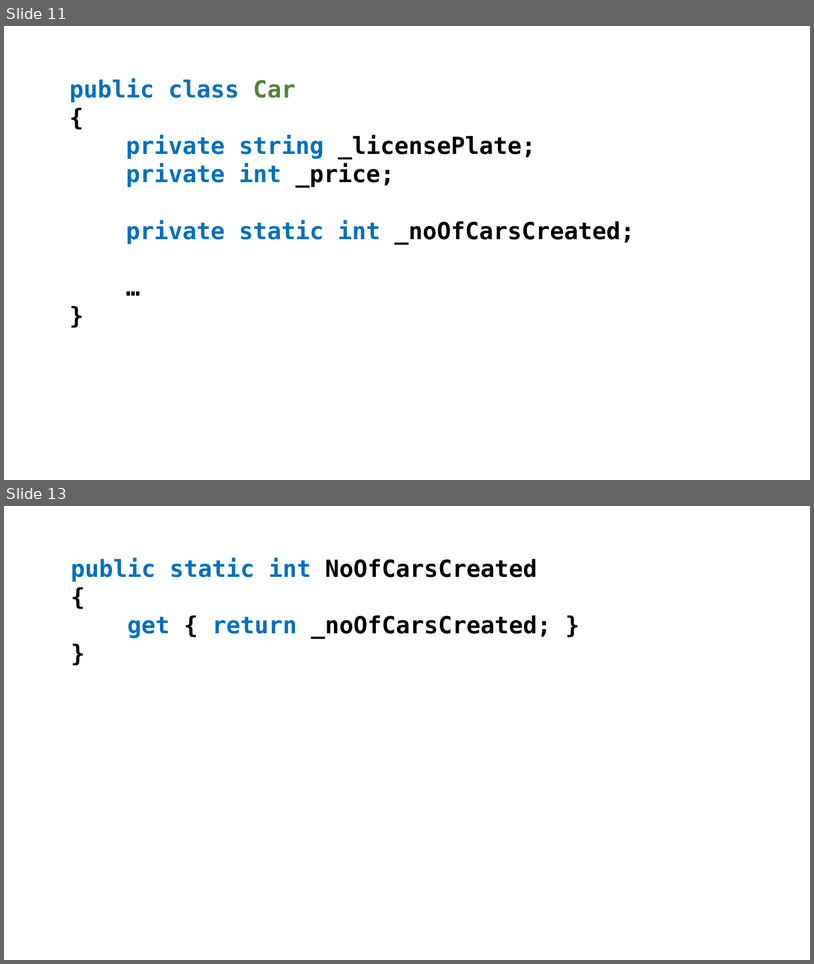
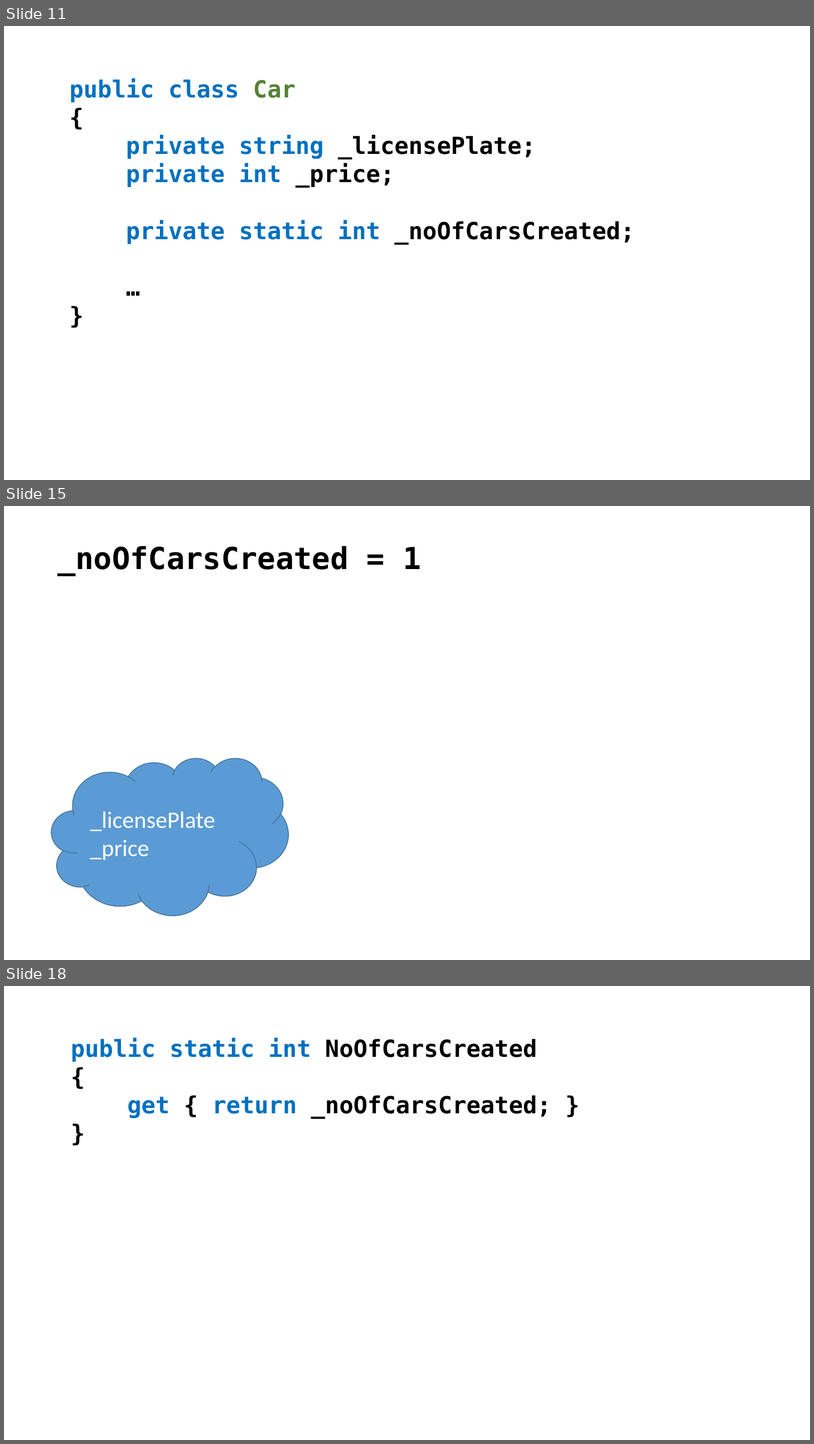
Before and after one commit to perl-easj/Teaching-materials, a slide deck: CSharpProgramming/Presentations/OOProgPartI/Static.pptx. Shown one above the other, each under a label of ours: slides 11 and 13 before the commit, slides 11, 15 and 18 after it; the slides between them are not shown. The pictures are 814x964 and 814x1444 pixels, drawn with LibreOffice and Linux fonts; fonts in the diff are those of the drawing. Boxes give left, top, right and bottom in pixels: in the first picture for what was removed or moved away, otherwise in the second. Text is boxed around its words. In the diff, an @@ line names an element or a change of style, - is before the commit and + after.

```diff
--- a/CSharpProgramming/Presentations/OOProgPartI/Static.pptx
+++ b/CSharpProgramming/Presentations/OOProgPartI/Static.pptx
@@ slide 15 added at (4, 506, 810, 960), background #FFFFFF @@
@@ text added at (57, 546, 422, 576), 36 pt, text #000000, bold @@
+_noOfCarsCreated = 1
@@ cloud added at (52, 757, 289, 915), fill #5B9BD5, outline #43739E 1 pt, 28 pt, text #FFFFFF @@
+_licensePlate
+_price
@@ what was slide 13 is now slide 18 @@
```
Also in this commit, not shown: 1 slide changed, 4 other slides added.
